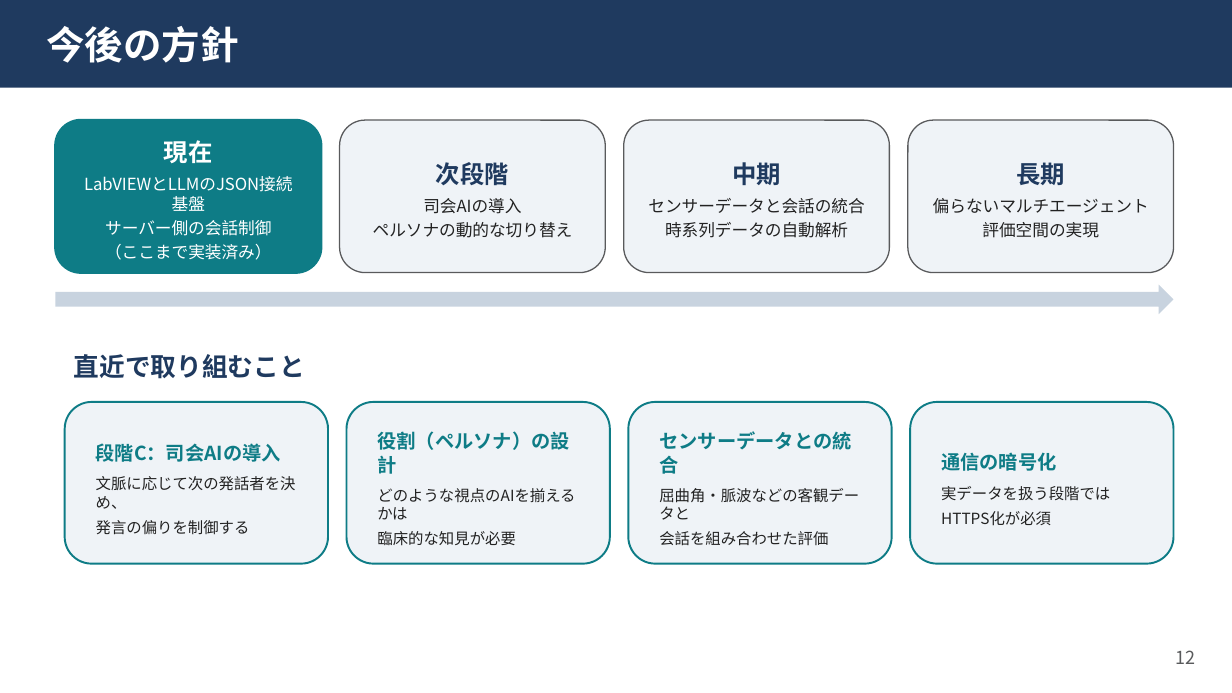
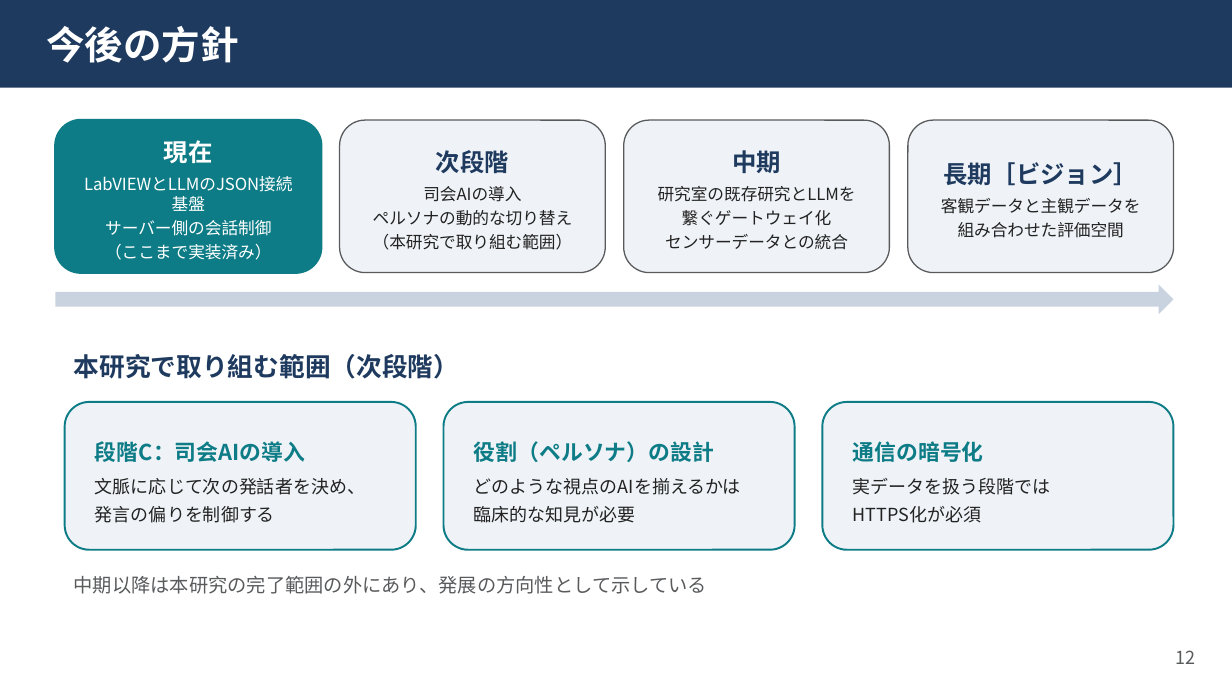
Before and after one commit to kaito3061/Trilogue1, a slide deck: slide 13 of docs/export/中間発表_柴尾.pptx. Drawn at 1232x693 pixels with LibreOffice and Linux fonts; fonts in the diff are those of the drawing. Boxes give left, top, right and bottom in pixels: in the first picture for what was removed or moved away, otherwise in the second. Text is boxed around its words. In the diff, an @@ line names an element or a change of style, - is before the commit and + after.

```diff
--- a/docs/export/中間発表_柴尾.pptx
+++ b/docs/export/中間発表_柴尾.pptx
@@ text in rounded rectangle at box(941, 162, 1141, 238): text changed @@
-長期
-偏らないマルチエージェント
-評価空間の実現
+長期［ビジョン］
+客観データと主観データを
+組み合わせた評価空間
@@ text in rounded rectangle at box(658, 186, 856, 250): text changed @@
-センサーデータと会話の統合
-時系列データの自動解析
+研究室の既存研究とLLMを
+繋ぐゲートウェイ化
+センサーデータとの統合
@@ text in rounded rectangle at box(373, 234, 573, 250): paragraph added @@
+（本研究で取り組む範囲）
@@ text at box(74, 354, 460, 379): text changed @@
-直近で取り組むこと
+本研究で取り組む範囲（次段階）
@@ rounded rectangle "段階C：司会AIの導入": place and size @@
-rounded rectangle "段階C：司会AIの導入" at box(65, 402, 328, 564)
+rounded rectangle "段階C：司会AIの導入" at box(65, 402, 416, 550)
@@ rounded rectangle "段階C：司会AIの導入" at box(65, 402, 416, 550): size 15 to 17 pt in "段階C：司会AIの導入"; size 12 to 14 pt in "文脈に応じて次の発話者を決め、", "発言の偏りを制御する" @@
@@ rounded rectangle "役割（ペルソナ）の設計": place and size @@
-rounded rectangle "役割（ペルソナ）の設計" at box(347, 402, 610, 564)
+rounded rectangle "役割（ペルソナ）の設計" at box(444, 402, 795, 550)
@@ rounded rectangle "役割（ペルソナ）の設計" at box(444, 402, 795, 550): size 15 to 17 pt in "役割（ペルソナ）の設計"; size 12 to 14 pt in "どのような視点のAIを揃えるかは", "臨床的な知見が必要" @@
@@ rounded rectangle removed at box(628, 402, 892, 564) @@
-センサーデータとの統合
-屈曲角・脈波などの客観データと
-会話を組み合わせた評価
@@ rounded rectangle "通信の暗号化": place and size @@
-rounded rectangle "通信の暗号化" at box(910, 402, 1174, 564)
+rounded rectangle "通信の暗号化" at box(823, 402, 1174, 550)
@@ rounded rectangle "通信の暗号化" at box(823, 402, 1174, 550): size 15 to 17 pt in "通信の暗号化"; size 12 to 14 pt in "実データを扱う段階では", "HTTPS化が必須" @@
@@ text added at box(74, 576, 707, 594), 15 pt, text #595A5C @@
+中期以降は本研究の完了範囲の外にあり、発展の方向性として示している
```
Also in this commit, not shown: 1 other slide changed, 1 slide added, 2 other files.
